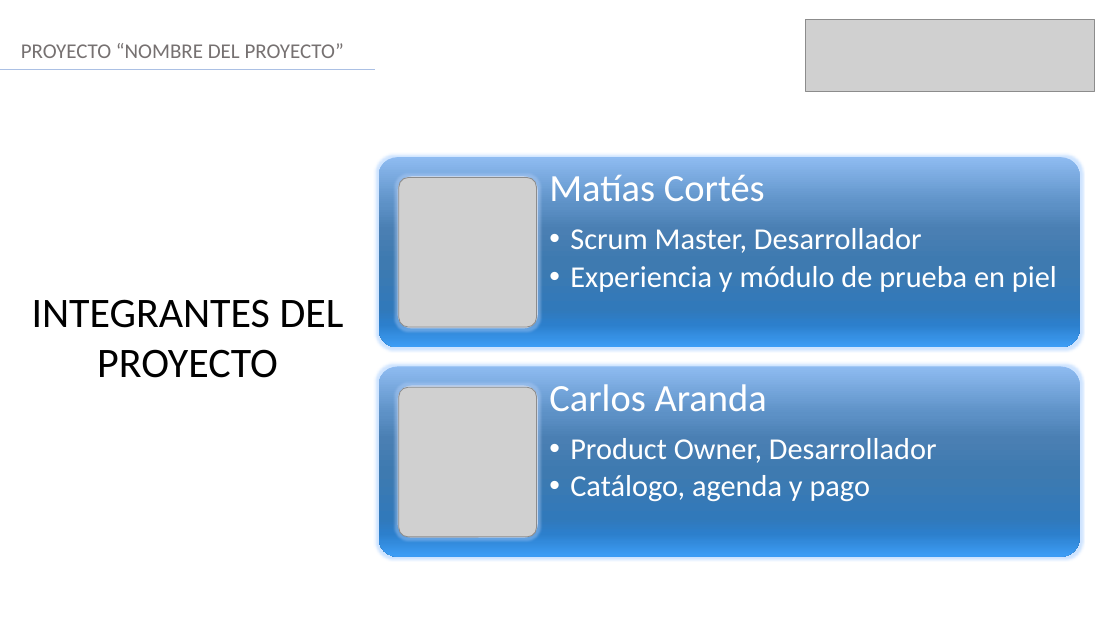
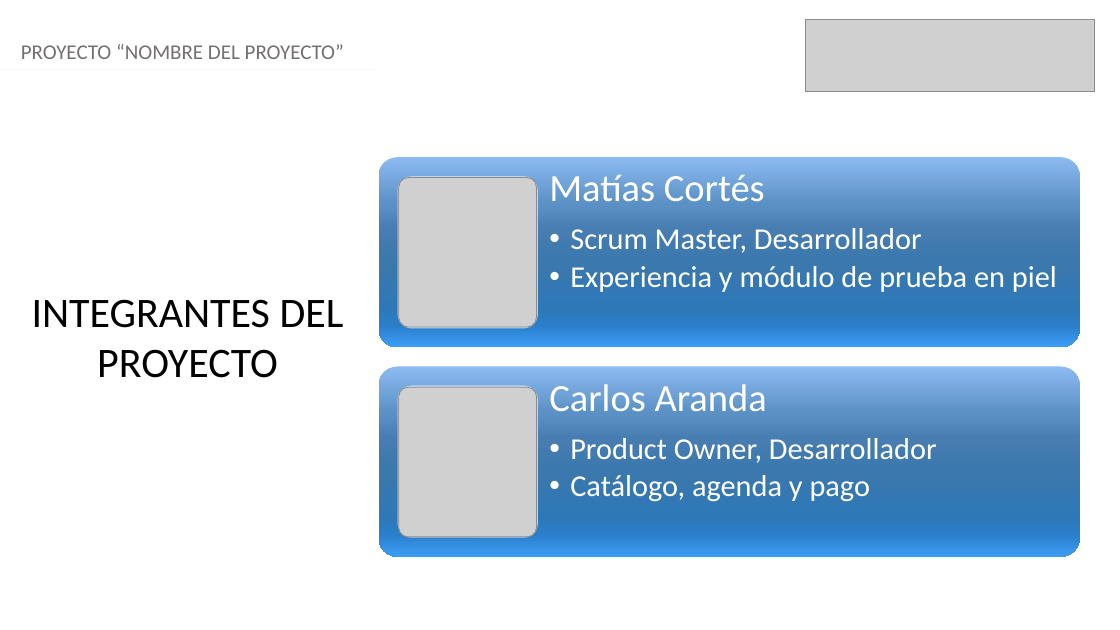
Before and after one commit to FelixCifuentesCid/Grupo14, a slide deck: slide 2 of Fase 1/Evidencias Grupales/Presentación Proyecto.pptx. Drawn at 1120x630 pixels with LibreOffice and Linux fonts; fonts in the diff are those of the drawing; grey boxes stand for pictures. Boxes give left, top, right and bottom in pixels: in the first picture for what was removed or moved away, otherwise in the second. Text is boxed around its words. In the diff, an @@ line names an element or a change of style, - is before the commit and + after.

```diff
--- a/Fase 1/Evidencias Grupales/Presentación Proyecto.pptx
+++ b/Fase 1/Evidencias Grupales/Presentación Proyecto.pptx
@@ text "PROYECTO “NOMBRE DEL PROYECTO”" at (21, 44, 344, 59): text colour #767171 to #757070 @@
@@ line (0, 70) - (376, 70): stroke #ABC0E4 1.25 pt to #F5F7FC 1.25 pt @@
@@ rounded rectangle at (379, 157, 1081, 348): fill gradient #8FBBF2 to #5D92C6 to #4B80B4 to #3E7AB0 to #317ABB to #2C80CC to #3E9EF6 to gradient #8CBAF2 to #5A90C4 to #487DB1 to #3A78AD to #2E78B8 to #2A7ECA to #3C9DF6 @@
@@ rounded rectangle at (397, 176, 538, 329): fill #C4D5EB to #C3D4EB @@
@@ text "Matías Cortés" at (549, 174, 1057, 292): less space between paragraphs; more space between paragraphs @@
@@ rounded rectangle at (379, 366, 1081, 557): fill gradient #8FBBF2 to #5D92C6 to #4B80B4 to #3E7AB0 to #317ABB to #2C80CC to #3E9EF6 to gradient #8CBAF2 to #5A90C4 to #487DB1 to #3A78AD to #2E78B8 to #2A7ECA to #3C9DF6 @@
@@ rounded rectangle at (397, 386, 538, 538): fill #C4D5EB to #C3D4EB @@
@@ text "Carlos Aranda" at (549, 384, 937, 501): less space between paragraphs; more space between paragraphs @@
```
Also in this commit, not shown: 4 other slides changed, 1 other file.
